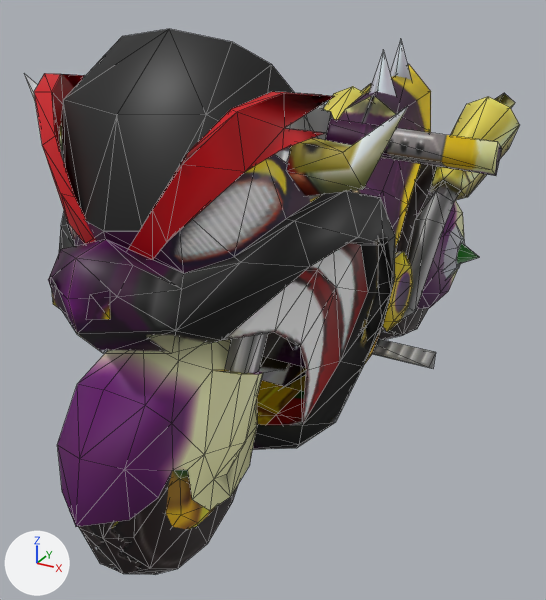
One commit to the glTF model mario-kart-react/public/FlameRunner.glb: the scene before it, then after it.
Rendered twice from a 50 mm camera at (1.03, -2.12, 1.46) aimed at (-0.08, -0.1, 0.45). Every picture has the same lights, and +X, +Y and +Z are marked at lower left. Mesh edges are drawn as thin lines. Where no turn or scale is listed for an object, it has been applied to the vertices.

Objects in the first picture: 'polygon0', 'polygon1', 'polygon2'.
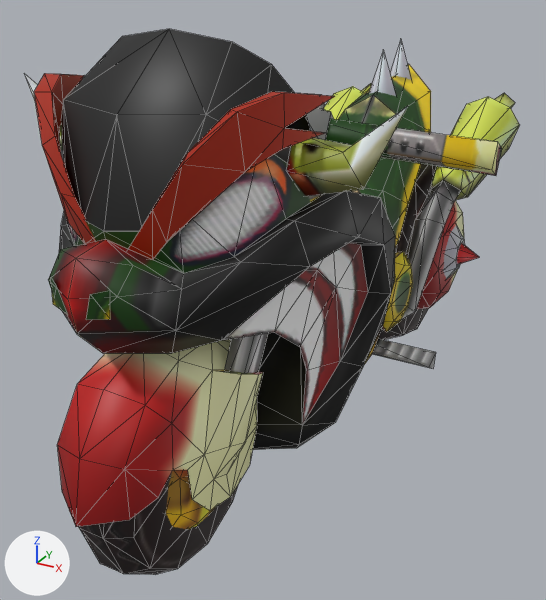
The newer file is also turned or shifted as a whole; pictures and numbers use the older file's frame.

What changed in the scene script:
```text
Add img_body_kp:
    img_body_kp = load_image('body_kp', '_unpacked/body_kp', 256, 128, 'sRGB')
Change mat_mat_body:
    remove n3 = _N.new('ShaderNodeMath'); n3.name = 'Math'
    remove n3.operation = 'MULTIPLY'
    where n5 = _N.new('ShaderNodeTexImage'); n5.name = 'Image Texture'
    n5.image: img_body_wr -> img_body_kp
    where n0 = _N.new('ShaderNodeBsdfPrincipled'); n0.name = 'Principled BSDF'
    remove _L.new(n3.outputs[0], n0.inputs[4])  # 'Value' to 'Alpha'
    where n4 = _N.new('ShaderNodeVertexColor'); n4.name = 'Color Attribute'
    remove _L.new(n4.outputs[1], n3.inputs[1])  # 'Alpha' to 'Value'
    remove _L.new(n5.outputs[1], n3.inputs[0])  # 'Alpha' to 'Value'
```

Where the change shows, as pixel boxes [x1, y1, x2, y2] in the pictures (546 x 600 px):
'polygon0', surface changed: [28, 56, 517, 528] in both
